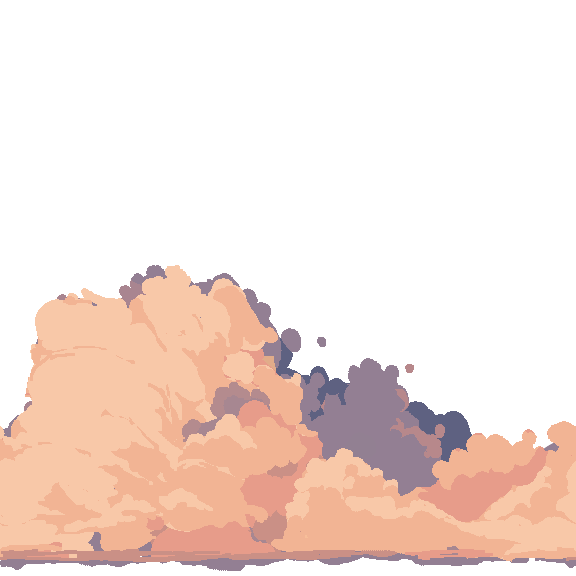
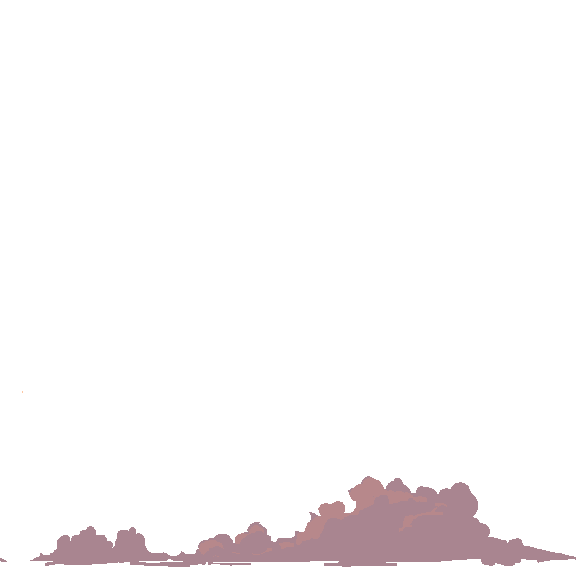
The second 576×576 image is a revision of the first. Changes to its layers:
showed "레이어 5" over [0,391,576,567]
hid "레이어 2", painted on it over [0,265,576,571]